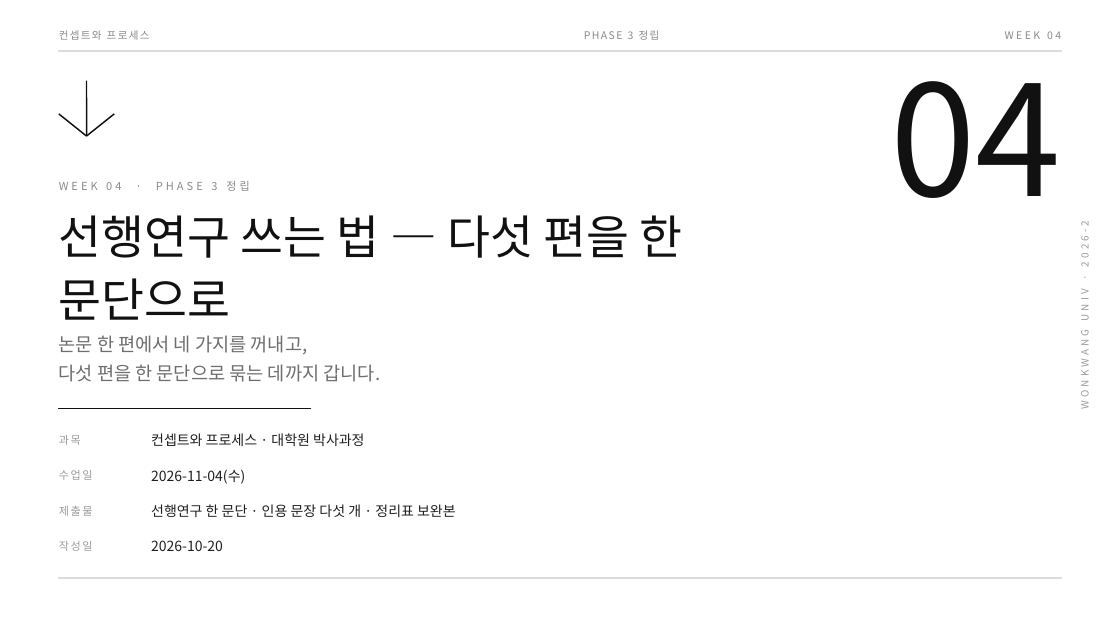
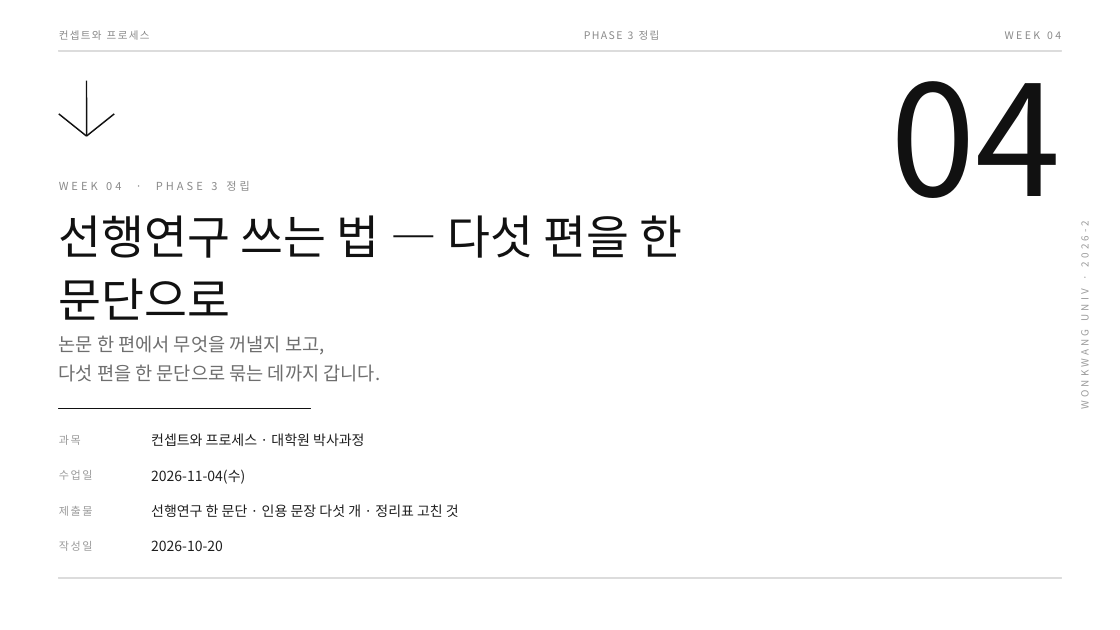
Before and after one commit to design-eng/MIN.D, a slide deck: slide 1 of dist/weeks-대학원/컨셉트와프로세스_04주차_선행연구쓰는법.pptx. Drawn at 1120x630 pixels with LibreOffice and Linux fonts; fonts in the diff are those of the drawing. Boxes give left, top, right and bottom in pixels: in the first picture for what was removed or moved away, otherwise in the second. Text is boxed around its words. In the diff, an @@ line names an element or a change of style, - is before the commit and + after.

```diff
--- a/dist/weeks-대학원/컨셉트와프로세스_04주차_선행연구쓰는법.pptx
+++ b/dist/weeks-대학원/컨셉트와프로세스_04주차_선행연구쓰는법.pptx
@@ text at [59,335,325,355]: text changed @@
-논문 한 편에서 네 가지를 꺼내고,
+논문 한 편에서 무엇을 꺼낼지 보고,
@@ text at [151,504,459,517]: text changed @@
-선행연구 한 문단 · 인용 문장 다섯 개 · 정리표 보완본
+선행연구 한 문단 · 인용 문장 다섯 개 · 정리표 고친 것
```
Also in this commit, not shown: 15 other slides changed, 4 other files.
